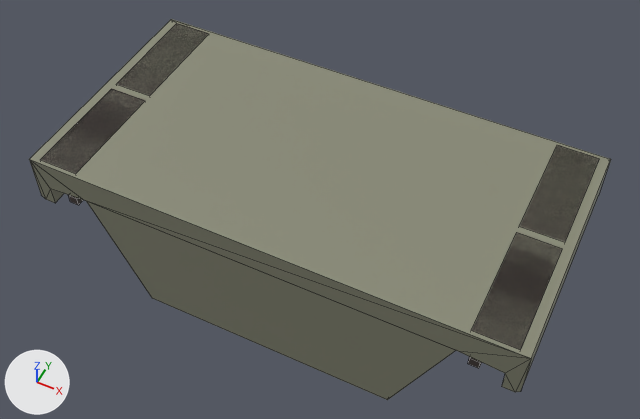
The FBX model unity/Assets/Models/Paths/p451/body_elevated_close.fbx as it was, and as the next commit left it.
The view is the same before and after, from a camera (50 mm lens) standing at (2.71, -4.17, 6.04) and looking at (-0.01, 1.27, -0.75). Arrows for +X, +Y and +Z are at lower left; the lights stay in place. The older version comes first. Mesh edges are drawn as thin lines. Where no turn or scale is listed for an object, it has been applied to the vertices.

Names of what the first picture shows: 'p451_body_elevated_close'.
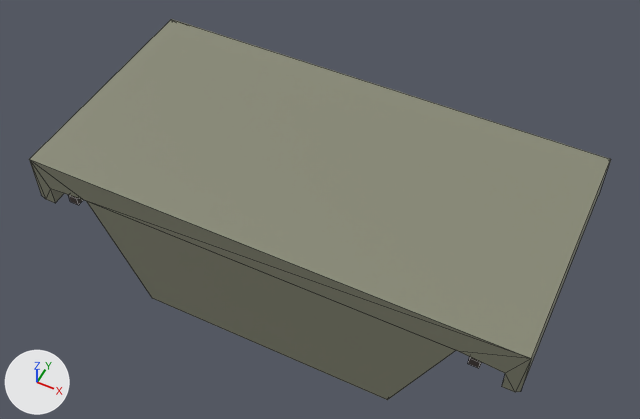
The change, as a list of edits to the scene's bpy script:
```text
Change me_p411_bodyelevatedclose:
    used by ob_p451_body_elevated_close; location = (0.0, 0.0, 0.0)
    remove me_p411_bodyelevatedclose.from_pydata(...)  # 88 vertices, 80 faces; spans x -2.5..2.5, y 0.0..2.5, z -1.55..0.0
    add me_p411_bodyelevatedclose.from_pydata(...)  # 56 vertices, 56 faces; spans x -2.5..2.5, y 0.0..2.5, z -1.55..0.0
    me_p411_bodyelevatedclose part 1: the loose piece of 8 vertices spanning x -2.4..-1.98, y 0.04..1.21, z -0.03..0.0 is deleted
    me_p411_bodyelevatedclose part 2: the loose piece of 8 vertices spanning x 1.98..2.4, y 1.29..2.46, z -0.03..0.0 is deleted
    me_p411_bodyelevatedclose part 3: the loose piece of 8 vertices spanning x -2.4..-1.98, y 1.29..2.46, z -0.03..0.0 is deleted
    me_p411_bodyelevatedclose part 4: the loose piece of 8 vertices spanning x 1.98..2.4, y 0.04..1.21, z -0.03..0.0 is deleted
```

Where the change shows, as pixel boxes [x1, y1, x2, y2] in the pictures (640 x 419 px):
part 1 of me_p411_bodyelevatedclose, deleted
    before: [40, 89, 145, 174]
part 2 of me_p411_bodyelevatedclose, deleted
    before: [520, 145, 600, 242]
part 3 of me_p411_bodyelevatedclose, deleted
    before: [117, 23, 209, 96]
part 4 of me_p411_bodyelevatedclose, deleted
    before: [472, 232, 562, 350]
